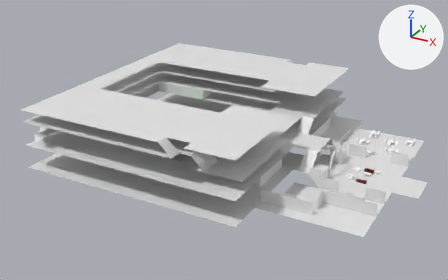
Before and after pictures for a commit that changed the Blender file content/maps/drafting_map/map_ChateauxCamlann_workingfile.blend.
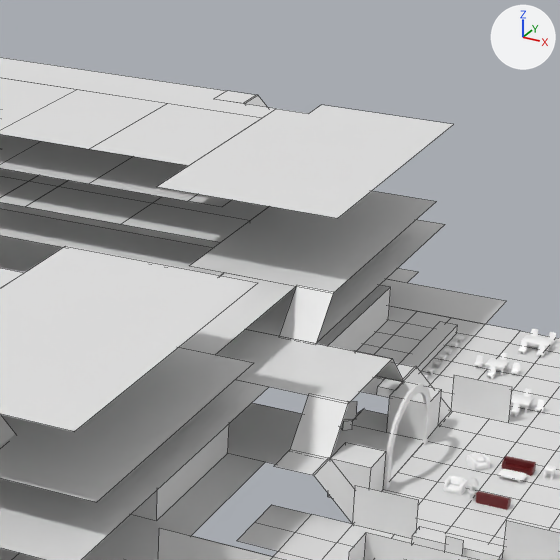
Old and new are each drawn whole from a 50 mm camera at (27.3, -174.5, 89.4) aimed at (-67.4, -2.5, 3.3) and again close up on the part from 48% to 85% of the width and 11% to 71% of the height. The axes (+X, +Y, +Z) are drawn at upper right. The lights are the same throughout. The last two pictures show the newer version. The close-ups show mesh edges as thin lines.

The first close-up shows '2nd_Floor_Hall - 2unitsup', 'Lobby_floor', 'Merlin_Hall', 'Rooms_hall.003', 'Upper_Kitchen', 'Upper_W_Hall', 'Upper_W_Hall.001', 'Upper_W_Hall.002', 'Upper_W_Hall.003', 'Upper_W_Hall.004', 'rm401.003', 'staff_hallway' and 56 more.
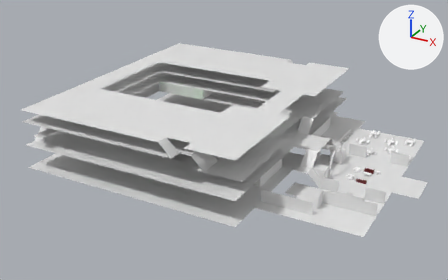
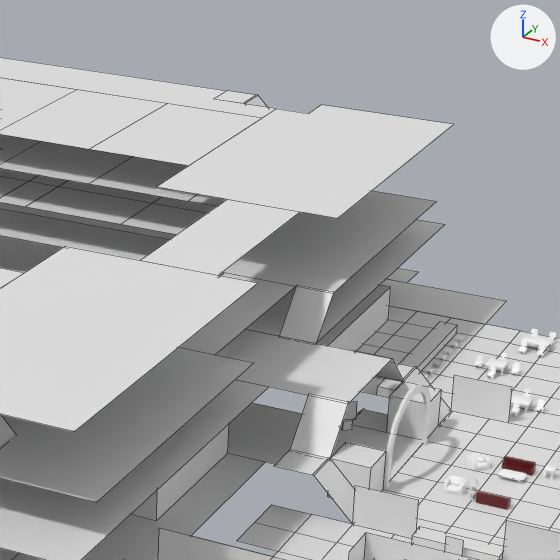
What differs and where, as boxes [x1, y1, x2, y2] in the close-ups (560 x 560 px):
'Walkway.001', added
    after: [141, 199, 299, 275]

Diff of the bpy script that builds the scene:
```diff
--- a/content/maps/drafting_map/map_ChateauxCamlann_workingfile.blend.py
+++ b/content/maps/drafting_map/map_ChateauxCamlann_workingfile.blend.py
@@ ob_walkway_001 @@
+ob_walkway_001 = bpy.data.objects.new('Walkway.001', me_plane_088.copy())  # the mesh of ob_stairs_to4th_w
+ob_walkway_001.parent = ob_sorting_5thfloor_parent
+ob_walkway_001.location = (-48.0, 0.0, 20.0)
+ob_walkway_001.scale = (2.0, 5.0, 1.0)
```
